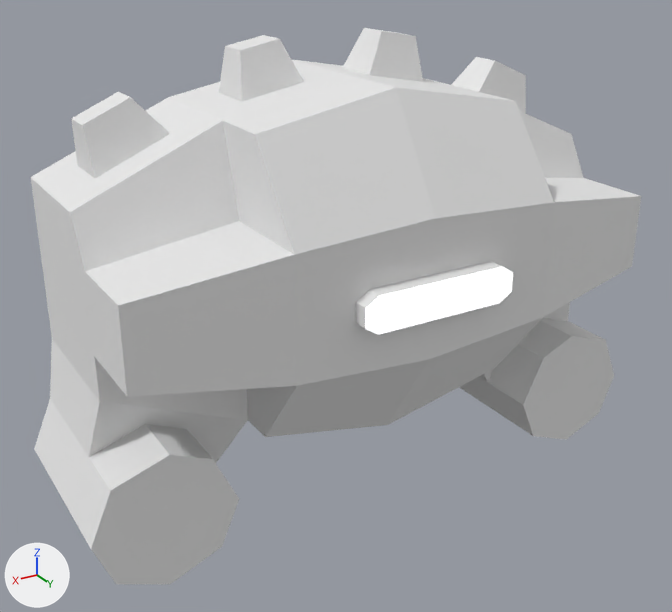
One commit to the glTF model data/megahulk.glb: the scene before it, then after it.
The view is the same before and after, from a 50 mm lens placed at (0.957, 1.556, 0.677), pointed at (0.031, 0.013, -0.095). Lighting does not change. The marker at lower left points along +X, +Y and +Z. Objects named as collision shapes, trigger or cutter boxes, shadow casters or lower levels of detail are left out.

Before the edit, the objects in view are built like this:
```python
mat_megahulk_eye_material = principled_material('megahulk_eye_material')
mat_megahulk_eye_material.base_color = (0.8, 0.8, 0.8)  # white #e7e7e7
mat_megahulk_eye_material.emission_strength = 1.0
mat_megahulk_material = principled_material('megahulk_material')
mat_megahulk_material.base_color = (0.8, 0.8, 0.8)  # white #e7e7e7
mat_megahulk_material.roughness = 1.0
me_cube_001 = bpy.data.meshes.new('Cube.001')
me_cube_001.from_pydata(...)  # 157 vertices, 308 faces; spans x -0.639..0.639, y -0.34..0.331, z -0.493..0.447
# faces by material slot: [300, 8]
me_cube_001.materials.append(mat_megahulk_material)  # white #e7e7e7
me_cube_001.materials.append(mat_megahulk_eye_material)  # white #e7e7e7
ob_robot = bpy.data.objects.new('Robot', me_cube_001)
ob_robot.location = (0.0, 0.0, 0.0)
```
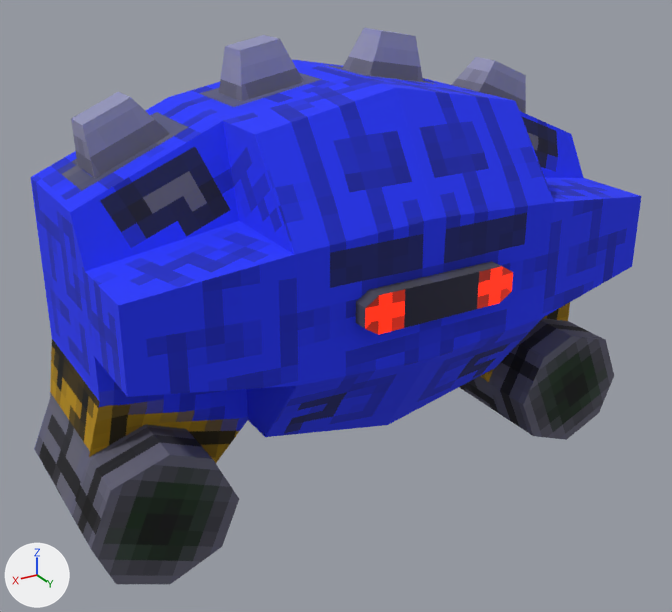
Commit message: Add robot 4

Where the change shows, as pixel boxes [x1, y1, x2, y2] in the pictures (672 x 612 px):
'Robot', surface changed (grey to blue)
    both: [31, 28, 641, 584]

The change, as a list of edits to the scene's bpy script:
```text
Add img_megahulk_base:
    img_megahulk_base = load_image('megahulk_base', '_unpacked/megahulk_base', 64, 64, 'sRGB')
Add img_megahulk_emit:
    img_megahulk_emit = load_image('megahulk_emit', '_unpacked/megahulk_emit', 64, 64, 'sRGB')
Change mat_megahulk_material:
    remove mat_megahulk_material.base_color = (0.8, 0.8, 0.8)  # white #e7e7e7
    add mat_megahulk_material.texture = img_megahulk_base
Change mat_megahulk_eye_material:
    add n2 = _N.new('ShaderNodeTexImage'); n2.name = 'Image Texture'
    add n2.image = img_megahulk_emit
    add n2.interpolation = 'Closest'
    add n3 = _N.new('ShaderNodeTexImage'); n3.name = 'Image Texture.001'
    add n3.image = img_megahulk_base
    add n3.interpolation = 'Closest'
    where n0 = _N.new('ShaderNodeBsdfPrincipled'); n0.name = 'Principled BSDF'
    add _L.new(n2.outputs[0], n0.inputs[27])  # 'Color' to 'Emission Color'
    add _L.new(n3.outputs[0], n0.inputs[0])  # 'Color' to 'Base Color'
```
